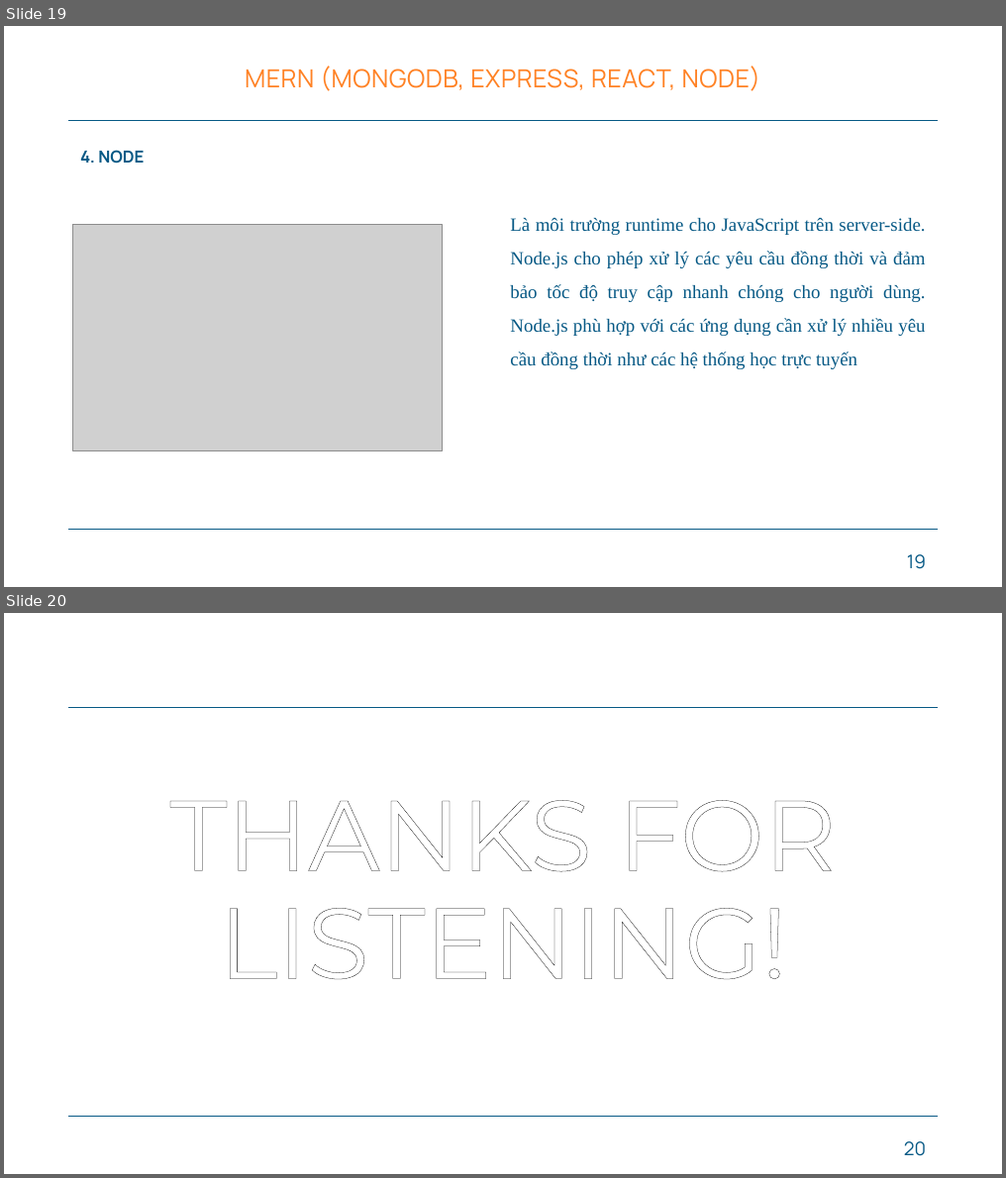
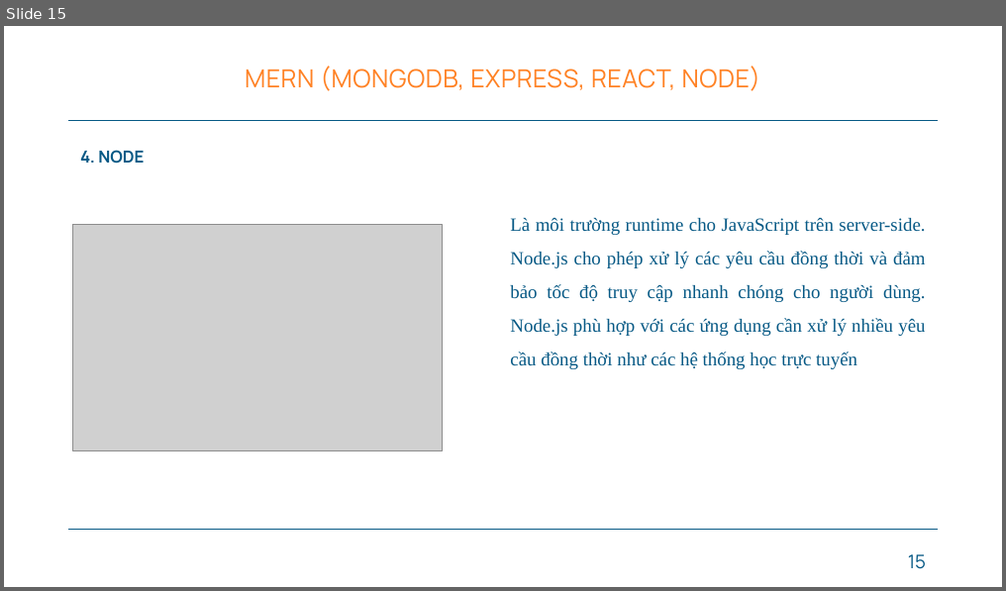
Before and after one commit to Ducthinh1501/CN-DA21TTB-NGUYENDUCTHINH-MONGODB-READINGTESTS, a slide deck: thesis/CN-SLIDE-BAOCAO.pptx. Shown one above the other, each under a label of ours: slides 19 and 20 before the commit, slide 15 after it. The pictures are 1006x1178 and 1006x591 pixels, drawn with LibreOffice and Linux fonts; fonts in the diff are those of the drawing; grey boxes stand for pictures; background and template pictures are left out. Boxes give left, top, right and bottom in pixels: in the first picture for what was removed or moved away, otherwise in the second. Text is boxed around its words. In the diff, an @@ line names an element or a change of style, - is before the commit and + after.

```diff
--- a/thesis/CN-SLIDE-BAOCAO.pptx
+++ b/thesis/CN-SLIDE-BAOCAO.pptx
@@ slide 20 removed at (4,613,1002,1174), background #FFFFFF; not listed: 2 template elements that a slide beside it also shows @@
@@ text removed at (170,800,836,979) @@
-THANKS FOR
-LISTENING!
@@ page number removed at (904,1142,926,1157) @@
-20
@@ what was slide 19 is now slide 15 @@
@@ page number at (908,555,926,570): text changed @@
-19
+15
```
Also in this commit, not shown: 4 slides changed, 4 slides added, 7 other slides removed, 12 other files.
